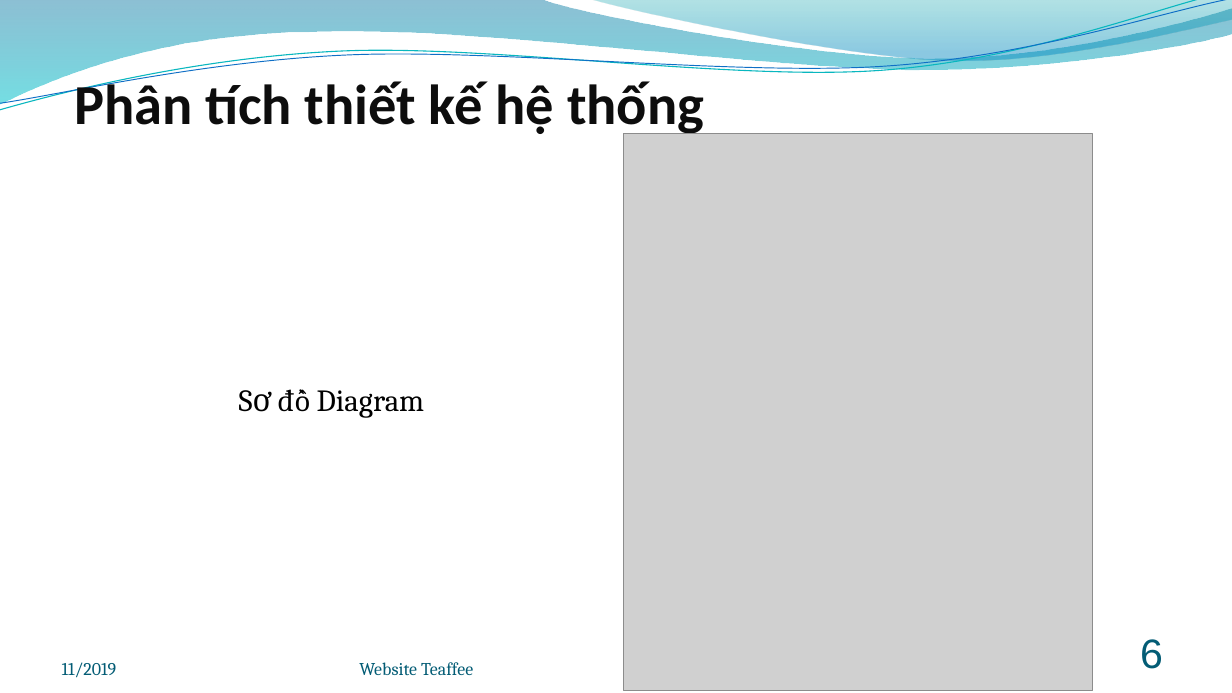
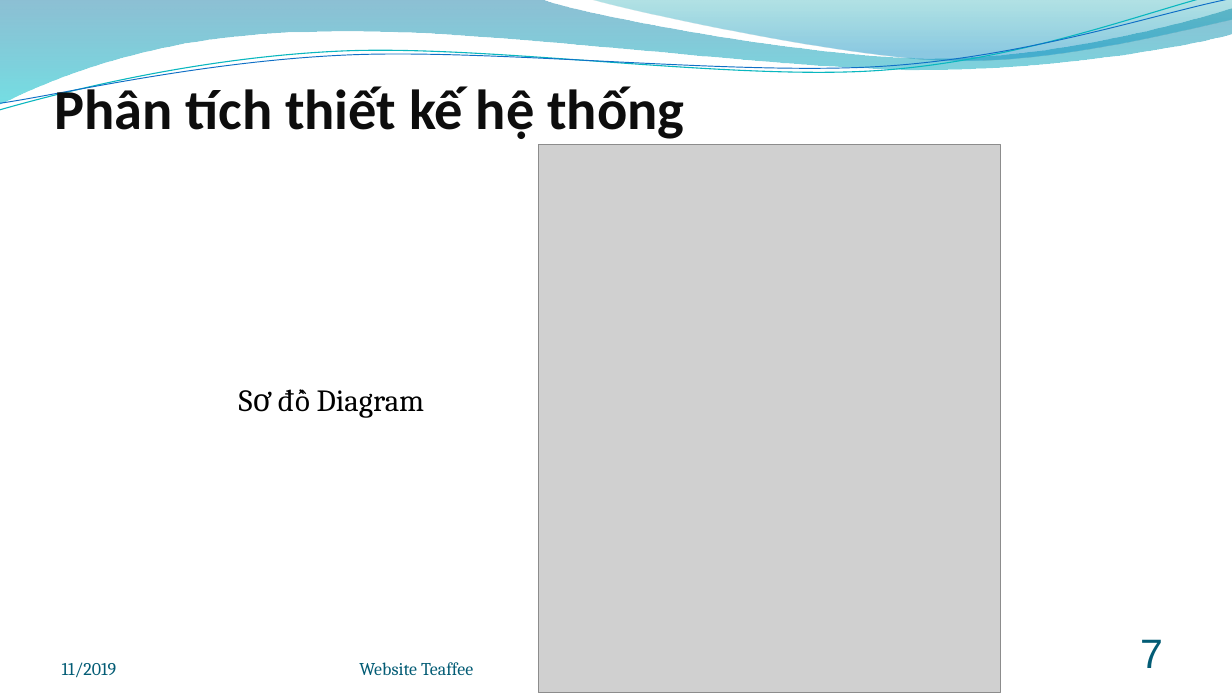
Before and after one commit to Iviettech-HT/Coffee-Shop, a slide deck: slide 7 of BaoCaoDATN.pptm (slide 6 before the commit). Drawn at 1232x693 pixels with LibreOffice and Linux fonts; fonts in the diff are those of the drawing; grey boxes stand for pictures; background and template pictures are left out. Boxes give left, top, right and bottom in pixels: in the first picture for what was removed or moved away, otherwise in the second. Text is boxed around its words. In the diff, an @@ line names an element or a change of style, - is before the commit and + after.

```diff
--- a/BaoCaoDATN.pptm
+++ b/BaoCaoDATN.pptm
@@ title "Phân tích thiết kế hệ ..." rewrapped from [74, 77, 704, 138] to [54, 82, 684, 139] @@
@@ picture: place and size @@
-picture at [624, 133, 1092, 690]
+picture at [539, 144, 1001, 693]
@@ page number at [1140, 639, 1163, 668]: text changed @@
-6
+7
```
Also in this commit, not shown: 4 other slides changed, 1 slide added, 9 other files.
